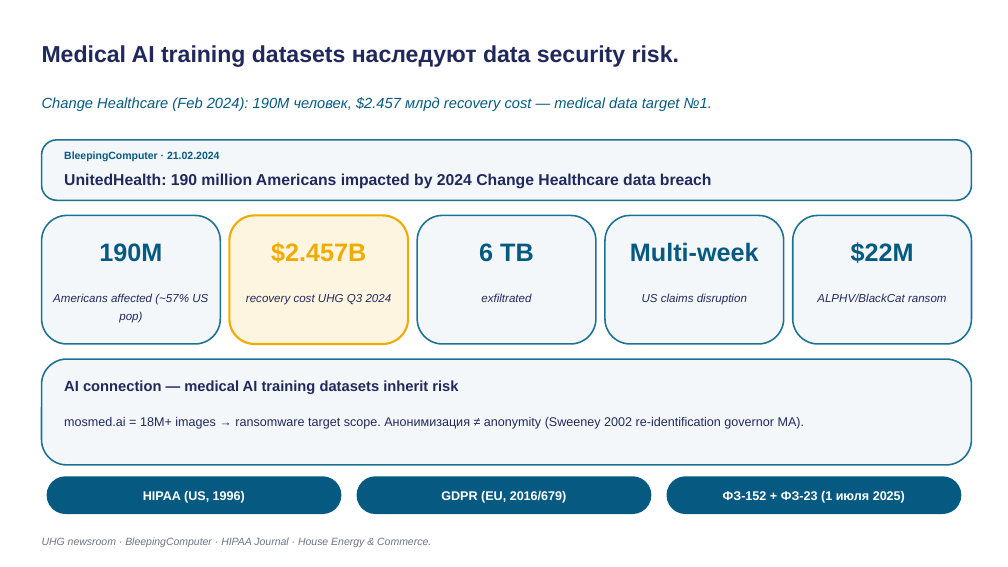
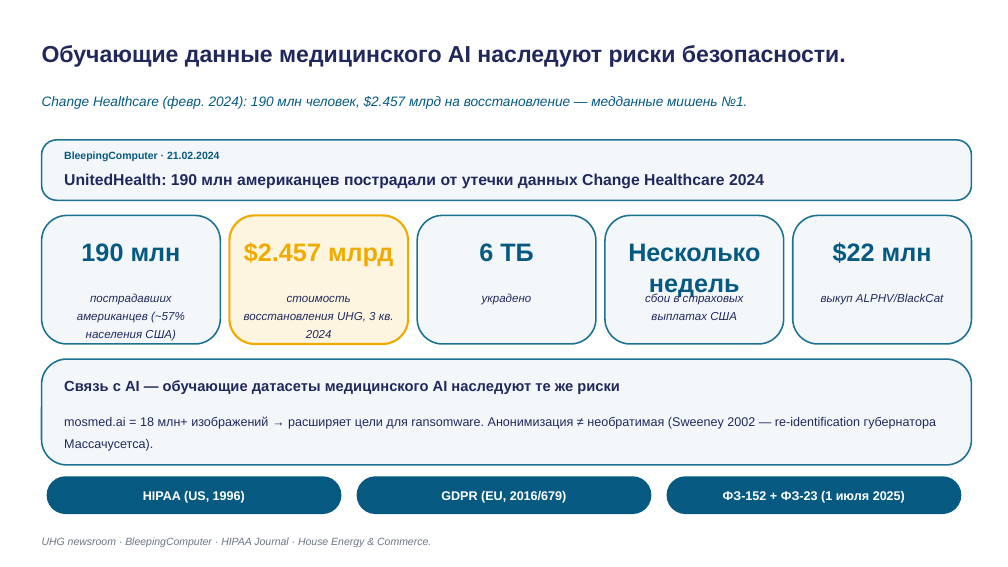
Before and after one commit to tellina-study/AI-usage-lessons, a slide deck: slide 24 of library/lectures/lec-04/rendered/lec-04.pptx. Drawn at 1008x567 pixels with LibreOffice and Linux fonts; fonts in the diff are those of the drawing. Boxes give left, top, right and bottom in pixels: in the first picture for what was removed or moved away, otherwise in the second. Text is boxed around its words. In the diff, an @@ line names an element or a change of style, - is before the commit and + after.

```diff
--- a/library/lectures/lec-04/rendered/lec-04.pptx
+++ b/library/lectures/lec-04/rendered/lec-04.pptx
@@ text at (42,45,846,67): text changed @@
-Medical AI training datasets наследуют data security risk.
+Обучающие данные медицинского AI наследуют риски безопасности.
@@ text at (42,96,747,109): text changed; size 14 to 13 pt @@
-Change Healthcare (Feb 2024): 190M человек, $2.457 млрд recovery cost — medical data target №1.
+Change Healthcare (февр. 2024): 190 млн человек, $2.457 млрд на восстановление — медданные мишень №1.
@@ text at (64,173,764,189): text changed @@
-UnitedHealth: 190 million Americans impacted by 2024 Change Healthcare data breach
+UnitedHealth: 190 млн американцев пострадали от утечки данных Change Healthcare 2024
@@ text at (81,243,181,262): text changed @@
-190M
+190 млн
@@ text at (244,242,393,266): text changed @@
-$2.457B
+$2.457 млрд
@@ text at (479,243,533,262): text changed @@
-6 TB
+6 ТБ
@@ text at (628,243,760,298): text changed @@
-Multi-week
+Несколько недель
@@ text at (833,242,932,263): text changed @@
-$22M
+$22 млн
@@ text at (77,293,185,341): text changed @@
-Americans affected (~57% US pop)
+пострадавших американцев (~57% населения США)
@@ text at (244,296,394,338): text changed @@
-recovery cost UHG Q3 2024
+стоимость восстановления UHG, 3 кв. 2024
@@ text at (482,293,532,305): text changed @@
-exfiltrated
+украдено
@@ text at (645,293,744,320): text changed @@
-US claims disruption
+сбои в страховых выплатах США
@@ text at (821,293,943,305): text changed @@
-ALPHV/BlackCat ransom
+выкуп ALPHV/BlackCat
@@ text at (64,380,620,394): text changed @@
-AI connection — medical AI training datasets inherit risk
+Связь с AI — обучающие датасеты медицинского AI наследуют те же риски
@@ text at (64,416,936,451): text changed @@
-mosmed.ai = 18M+ images → ransomware target scope. Анонимизация ≠ anonymity (Sweeney 2002 re-identification governor MA).
+mosmed.ai = 18 млн+ изображений → расширяет цели для ransomware. Анонимизация ≠ необратимая (Sweeney 2002 — re-identification губернатора Массачусетса).
```
Also in this commit, not shown: 25 other slides changed, 1 slide added, 1 slide removed, 35 other files.
